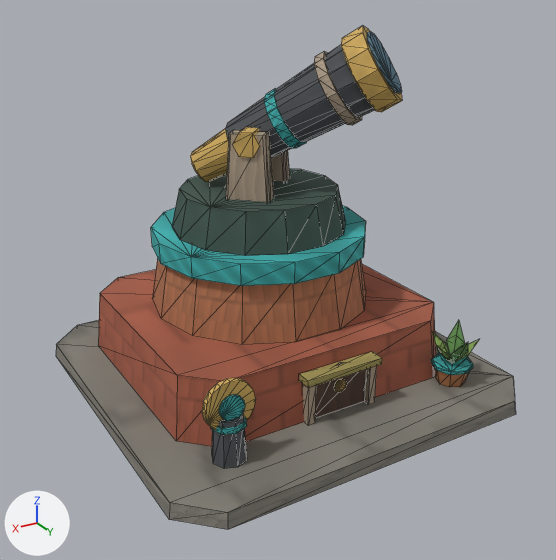
A saved change to the glTF model Assets/GodSim/Art/Models/Buildings/Saurian/LearningHealth/bld_saurian_observatory_industrial_v0.glb.
Rendered twice from a 50 mm lens placed at (1.6, 2.68, 1.8), pointed at (0.06, 0.12, 0.52). Lighting does not change. The marker at lower left points along +X, +Y and +Z. The older version comes first. Mesh edges are drawn as thin lines. Vertices at exactly the same position are counted once.

The scene before the commit, as lines of its bpy script (objects in view):
```python
me_lod0 = bpy.data.meshes.new('LOD0')
me_lod0.from_pydata(...)  # 527 vertices, 793 faces; spans x -0.83..0.83, y -0.82..0.82, z 0.0..1.53
me_lod0.materials.append(mat_godsim_buildings)
ob_lod0 = bpy.data.objects.new('LOD0', me_lod0)
ob_lod0.location = (0.0, 0.0, 0.0)
```
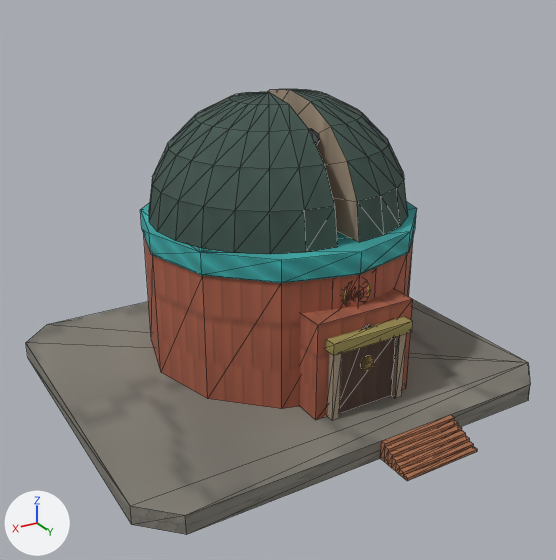
Location of each change, (x1, y1, x2, y2) in pixels of the pictures (556 x 560 px; the box of a moved part takes in the faces that stretch with it):
'LOD0', reshaped (10% wider, 11% shorter): before (56, 26, 516, 530); after (26, 89, 530, 535)
part 1 of me_lod0, moved or reshaped: before (299, 351, 382, 388); after (300, 289, 413, 420)
part 2 of me_lod0, moved or reshaped: before (364, 366, 377, 405); after (326, 316, 413, 356)
part 3 of me_lod0, moved or reshaped: before (303, 384, 316, 426); after (391, 334, 407, 398)
part 4 of me_lod0, moved or reshaped: before (315, 362, 366, 419); after (340, 324, 395, 413)
part 5 of me_lod0, added: after (343, 283, 370, 305)
part 6 of me_lod0, moved or reshaped: before (334, 379, 346, 392); after (360, 356, 374, 370)
part 7 of me_lod0, moved or reshaped (not visible afterwards): before (431, 353, 473, 375)
part 8 of me_lod0, added (brown): after (327, 353, 342, 421)
part 9 of me_lod0, rebuilt: before (152, 258, 366, 345); after (144, 237, 413, 409)
part 10 of me_lod0, rebuilt: before (151, 206, 366, 286); after (140, 201, 417, 283)
part 11 of me_lod0, rebuilt (10% wider, 12% taller): before (56, 320, 516, 530); after (26, 300, 530, 535)
part 12 of me_lod0, added: after (268, 89, 408, 243)
part 13 of me_lod0, added (green): after (149, 92, 338, 254)
part 14 of me_lod0, added (brown): after (380, 415, 478, 481)
part 15 of me_lod0, added (mostly hidden): after (309, 129, 319, 146)
part 16 of me_lod0, deleted (brown): before (98, 26, 480, 469)
part 17 of me_lod0, deleted: before (172, 45, 375, 256)

Diff of the bpy script that builds the scene:
```diff
--- a/Assets/GodSim/Art/Models/Buildings/Saurian/LearningHealth/bld_saurian_observatory_industrial_v0.glb.py
+++ b/Assets/GodSim/Art/Models/Buildings/Saurian/LearningHealth/bld_saurian_observatory_industrial_v0.glb.py
@@ me_lod0 @@
 # used by ob_lod0; location = (0.0, 0.0, 0.0)
-me_lod0.from_pydata(...)  # 527 vertices, 793 faces; spans x -0.83..0.83, y -0.82..0.82, z 0.0..1.53
+me_lod0.from_pydata(...)  # 399 vertices, 641 faces; spans x -0.95..0.95, y -0.87..0.94, z 0.0..1.25
+# me_lod0 part 1: the loose piece of 8 vertices spanning x -0.18..0.18, y 0.47..0.54, z 0.25..0.28 is scaled about its middle by (1.29, 3.19, 14.3), then moved by (-0.1, -0.09, 0.03)
+# me_lod0 part 2: the loose piece of 8 vertices spanning x -0.16..-0.13, y 0.48..0.53, z 0.06..0.25 is scaled about its middle by (11.8, 1.44, 0.263), then moved by (0.05, 0.04, 0.25)
+# me_lod0 part 3: the loose piece of 8 vertices spanning x 0.13..0.16, y 0.48..0.53, z 0.06..0.25 is scaled about its middle by (1.07, 1, 1.64), then moved by (-0.41, 0.04, 0.07)
+# me_lod0 part 4: the loose piece of 5 vertices spanning x -0.14..0.14, y 0.5, z 0.06..0.29 is scaled about its middle by (1.07, 1, 1.64), then moved by (-0.1, 0.04, 0.09)
+# me_lod0 part 5: a new loose piece, a 16-sided cylinder along y spanning x -0.166..-0.034, y 0.439..0.456, z 0.484..0.616, in mat_godsim_buildings
+# me_lod0 part 6: the loose piece of 32 vertices spanning x -0.03..0.03, y 0.5..0.51, z 0.16..0.21 is moved by (-0.1, 0.04, 0.09)
+# me_lod0 part 7: the loose piece of 16 vertices spanning x -0.65..-0.47, y 0.46..0.64, z 0.14..0.16 is scaled about its middle by (0.148, 0.0358, 0.998), then moved by (0.46, -0.09, 0.4)
+# me_lod0 part 8: the loose piece of 8 vertices spanning x -0.18..0.18, y 0.47..0.54, z 0.25..0.28 is copied, and the copy is scaled about its middle by (0.0976, 0.696, 10.2), then moved by (0.06, 0.03, -0.03); it spans x 0.04..0.08, y 0.52..0.56, z 0.08..0.38
+# me_lod0 part 9: the loose piece of 28 vertices spanning x -0.49..0.49, y -0.62..0.34, z 0.34..0.59 is rebuilt with 24 vertices and now spans x -0.71..0.51, y -0.75..0.47, z 0.08..0.64
+# me_lod0 part 10: the loose piece of 28 vertices spanning x -0.48..0.48, y -0.61..0.33, z 0.59..0.68 is rebuilt with 24 vertices and now spans x -0.72..0.52, y -0.76..0.48, z 0.64..0.73
+# me_lod0 part 11: the loose piece of 16 vertices spanning x -0.83..0.83, y -0.82..0.82, z 0.0..0.06 is rebuilt with 16 vertices and now spans x -0.95..0.95, y -0.87..0.77, z 0.0..0.08
+# me_lod0 part 12: a new loose piece of 66 vertices spanning x -0.68..-0.15, y -0.67..0.39, z 0.73..1.25, in mat_godsim_buildings
+# me_lod0 part 13: a new loose piece of 66 vertices spanning x -0.05..0.48, y -0.67..0.39, z 0.73..1.25, in mat_godsim_buildings
+# me_lod0 part 14: a new loose piece of 44 vertices spanning x -0.35..0.0, y 0.77..0.94, z 0.0..0.08, in mat_godsim_buildings
+# me_lod0 part 15: a new loose piece of 14 vertices spanning x -0.14..-0.06, y -0.18..0.14, z 0.72..1.13, in mat_godsim_buildings
+# me_lod0 part 16: 13 loose pieces with 270 vertices, spanning x -0.65..0.65, y -0.69..0.66, z 0.06..1.53, are deleted
+# me_lod0 part 17: 100 vertices removed from x -0.42..0.39, y -0.52..0.27, z 0.68..1.46
+# other edits to the shape of me_lod0 do not show in these pictures
 me_lod0.materials.append(mat_godsim_buildings)
```
